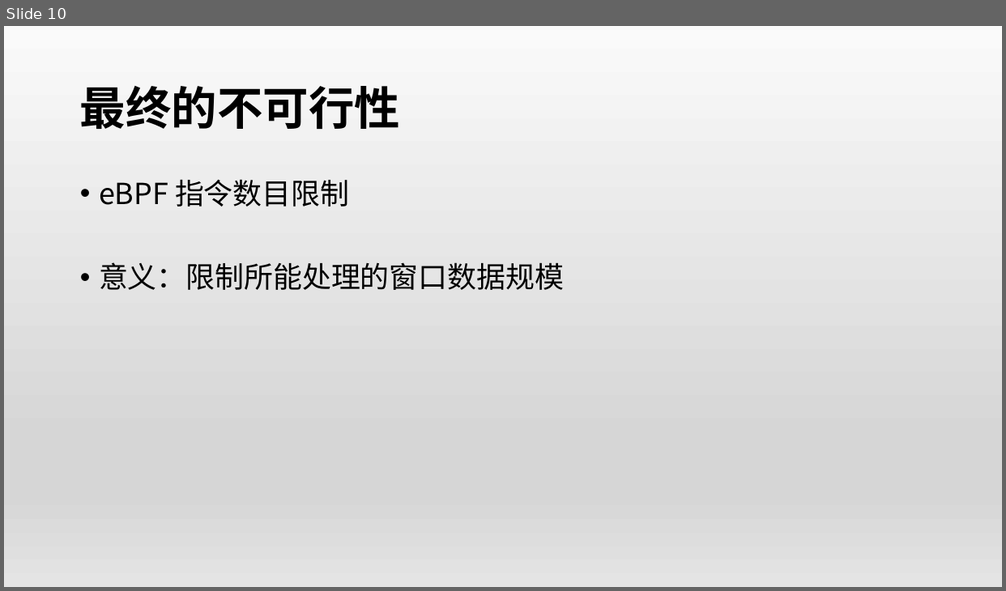
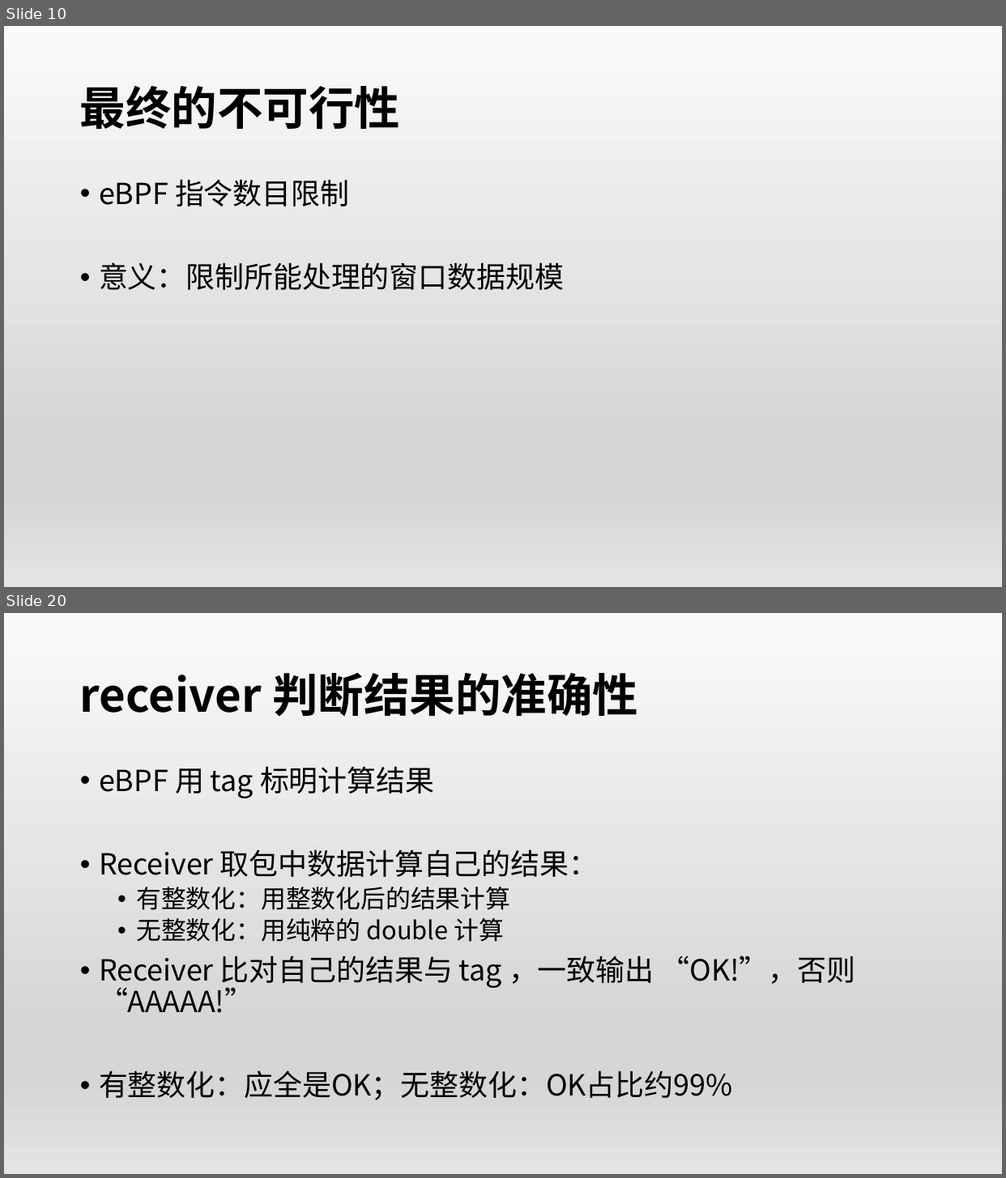
Before and after one commit to OSH-2019/x-monthly-subscription, a slide deck: docs/conclusion.pptx. Shown one above the other, each under a label of ours: slide 10 before the commit, slides 10 and 20 after it; the slides between them are not shown. The pictures are 1006x591 and 1006x1178 pixels, drawn with LibreOffice and Linux fonts; fonts in the diff are those of the drawing. Boxes give left, top, right and bottom in pixels: in the first picture for what was removed or moved away, otherwise in the second. Text is boxed around its words. In the diff, an @@ line names an element or a change of style, - is before the commit and + after.

```diff
--- a/docs/conclusion.pptx
+++ b/docs/conclusion.pptx
@@ slide 20 added at (x1=4, y1=613, x2=1002, y2=1174), background gradient #FAFAFA to #D7D7D7 to #E4E4E4 @@
@@ title added at (x1=80, y1=673, x2=638, y2=717), 44 pt, text #000000, bold @@
+receiver 判断结果的准确性
@@ text added at (x1=99, y1=766, x2=856, y2=1101), 28 pt, text #000000 @@
+• eBPF 用 tag 标明计算结果
+• Receiver 取包中数据计算自己的结果：
+  • 有整数化：用整数化后的结果计算
+  • 无整数化：用纯粹的 double 计算
+• Receiver 比对自己的结果与 tag ，一致输出 “OK!”，否则 “AAAAA!”
+• 有整数化：应全是OK；无整数化：OK占比约99%
```
Also in this commit, not shown: 6 slides changed, 29 other slides added.
